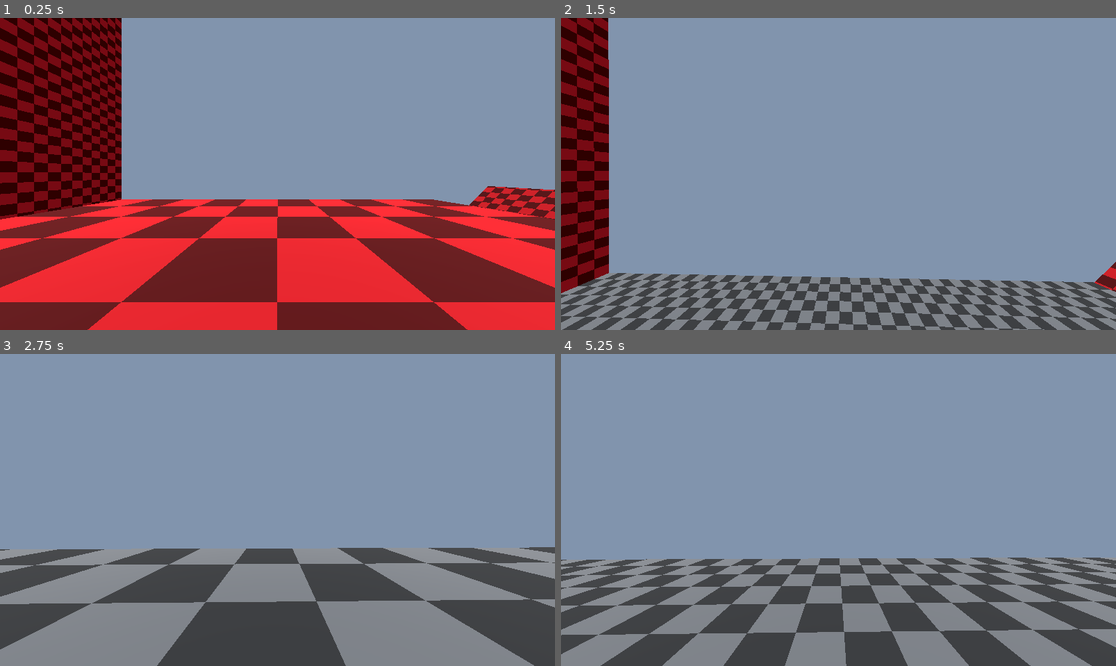
Above: before the commit, frames 1-4 (two rows, left to right).
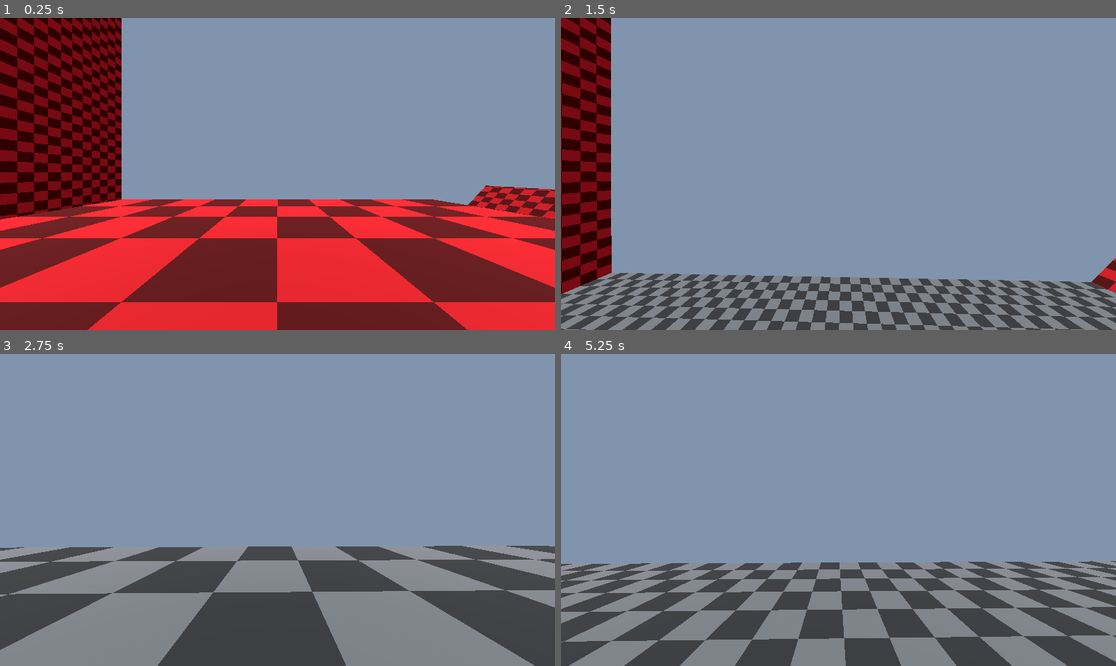
Above: after the commit, the same moments.

Repository: ecbai/QuakeMovementDemoGodot
Game: Godot game, scene res://map.tscn
Same seed, same stepped clock (60 frames per second), same inputs: the game is played once before the commit and once after it.
Inputs (mouse positions are in pixels of both pictures, inside the frame that each line leads up to):
- Up to frame 1 (0.25 s): no input
- Up to frame 2 (1.5 s): tap Enter at 0.5 s; move the mouse to (866, 174) at 0.52 s; press the mouse at (866, 174) at 0.53 s; hold W (forward) from 0.53 s (still down); tap Space (jump) at 0.77 s; move the mouse to (810, 174) at 1.27 s; release the mouse at (810, 174) at 1.28 s; click (810, 174) at 1.35 s
- Up to frame 3 (2.75 s): keep holding W (forward); tap Space (jump) at 1.52 s; move the mouse to (288, 503) at 2.02 s; press the mouse at (288, 503) at 2.03 s
- Up to frame 4 (5.25 s): keep holding W (forward); move the mouse to (832, 516) at 2.77 s; release the mouse at (832, 516) at 2.78 s; click (832, 516) at 2.85 s; tap Space (jump) at 3.02, 3.77, 4.52 s; tap R (reset) at 3.5 s; move the mouse to (877, 513) at 3.52 s; press the mouse at (877, 513) at 3.53 s; move the mouse to (794, 506) at 4.27 s; release the mouse at (794, 506) at 4.28 s; click (794, 506) at 4.35 s; move the mouse to (844, 510) at 5.02 s; press the mouse at (844, 510) at 5.03 s

The runs differ from the first frame. In frame 1, 0.3% of the frame differs, in the area x 0-100%, y 21-99%; in frame 2, 4.3%; in frame 3, 4.5%; in frame 4, 15%, in the area x 0-100%, y 65-100%.

Commit message:
Update to Godot 4.4.1 & switch to Jolt

Diff:
--- a/map.tscn
+++ b/map.tscn
@@ -58,7 +58,7 @@
 material = SubResource("StandardMaterial3D_le2xw")
 
 [node name="Surf" type="CSGBox3D" parent="Geometry"]
-transform = Transform3D(0.694658, -0.71934, 0, 0.71934, 0.694658, 0, 0, 0, 1, 58.9, 8.6, 0)
+transform = Transform3D(0.681998, -0.731354, 0, 0.731354, 0.681998, 0, 0, 0, 1, 58.5, 8.6, 0)
 use_collision = true
 size = Vector3(25, 0.5, 100)
 material = SubResource("StandardMaterial3D_g4yyc")
--- a/player.tscn
+++ b/player.tscn
@@ -1,13 +1,16 @@
 [gd_scene load_steps=4 format=3 uid="uid://dkm1yffwaacux"]
 
-[ext_resource type="Script" path="res://player.gd" id="1_cxh4x"]
-[ext_resource type="Script" path="res://head.gd" id="2_5j3cy"]
+[ext_resource type="Script" uid="uid://cv4405j33fy8i" path="res://player.gd" id="1_cxh4x"]
+[ext_resource type="Script" uid="uid://dyxk6lnff47pd" path="res://head.gd" id="2_5j3cy"]
 
 [sub_resource type="CapsuleShape3D" id="CapsuleShape3D_auavm"]
 
 [node name="Player" type="CharacterBody3D"]
 collision_layer = 2
+floor_constant_speed = true
 floor_block_on_wall = false
+floor_max_angle = 0.79587
+floor_snap_length = 0.5
 script = ExtResource("1_cxh4x")
 
 [node name="Hitbox" type="CollisionShape3D" parent="."]
--- a/project.godot
+++ b/project.godot
@@ -12,44 +12,44 @@
 
 config/name="QuakeMovementDemo"
 run/main_scene="res://map.tscn"
-config/features=PackedStringArray("4.2", "Forward Plus")
+config/features=PackedStringArray("4.4", "Forward Plus")
 config/icon="res://icon.svg"
 
 [input]
 
 mouse_mode={
 "deadzone": 0.5,
-"events": [Object(InputEventKey,"resource_local_to_scene":fa …(175 unchanged characters)… ode":4194332,"key_label":0,"unicode":0,"echo":false,"script":null)
+"events": [Object(InputEventKey,"resource_local_to_scene":fa …(175 unchanged characters)… ode":4194332,"key_label":0,"unicode":0,"location":0,"echo":false,"script":null)
 ]
 }
 fullscreen={
 "deadzone": 0.5,
-"events": [Object(InputEventKey,"resource_local_to_scene":fa …(175 unchanged characters)… ode":4194342,"key_label":0,"unicode":0,"echo":false,"script":null)
+"events": [Object(InputEventKey,"resource_local_to_scene":fa …(175 unchanged characters)… ode":4194342,"key_label":0,"unicode":0,"location":0,"echo":false,"script":null)
 ]
 }
 forward={
 "deadzone": 0.5,
-"events": [Object(InputEventKey,"resource_local_to_scene":fa …(172 unchanged characters)… eycode":87,"key_label":0,"unicode":119,"echo":false,"script":null)
+"events": [Object(InputEventKey,"resource_local_to_scene":fa …(172 unchanged characters)… eycode":87,"key_label":0,"unicode":119,"location":0,"echo":false,"script":null)
 ]
 }
 back={
 "deadzone": 0.5,
-"events": [Object(InputEventKey,"resource_local_to_scene":fa …(172 unchanged characters)… eycode":83,"key_label":0,"unicode":115,"echo":false,"script":null)
+"events": [Object(InputEventKey,"resource_local_to_scene":fa …(172 unchanged characters)… eycode":83,"key_label":0,"unicode":115,"location":0,"echo":false,"script":null)
 ]
 }
 left={
 "deadzone": 0.5,
-"events": [Object(InputEventKey,"resource_local_to_scene":fa …(171 unchanged characters)… keycode":65,"key_label":0,"unicode":97,"echo":false,"script":null)
+"events": [Object(InputEventKey,"resource_local_to_scene":fa …(171 unchanged characters)… keycode":65,"key_label":0,"unicode":97,"location":0,"echo":false,"script":null)
 ]
 }
 right={
 "deadzone": 0.5,
-"events": [Object(InputEventKey,"resource_local_to_scene":fa …(172 unchanged characters)… eycode":68,"key_label":0,"unicode":100,"echo":false,"script":null)
+"events": [Object(InputEventKey,"resource_local_to_scene":fa …(172 unchanged characters)… eycode":68,"key_label":0,"unicode":100,"location":0,"echo":false,"script":null)
 ]
 }
 jump={
 "deadzone": 0.5,
-"events": [Object(InputEventKey,"resource_local_to_scene":fa …(171 unchanged characters)… keycode":32,"key_label":0,"unicode":32,"echo":false,"script":null)
+"events": [Object(InputEventKey,"resource_local_to_scene":fa …(171 unchanged characters)… keycode":32,"key_label":0,"unicode":32,"location":0,"echo":false,"script":null)
 ]
 }
 fire={
@@ -59,12 +59,12 @@
 }
 quit={
 "deadzone": 0.5,
-"events": [Object(InputEventKey,"resource_local_to_scene":fa …(175 unchanged characters)… ode":4194305,"key_label":0,"unicode":0,"echo":false,"script":null)
+"events": [Object(InputEventKey,"resource_local_to_scene":fa …(175 unchanged characters)… ode":4194305,"key_label":0,"unicode":0,"location":0,"echo":false,"script":null)
 ]
 }
 reset={
 "deadzone": 0.5,
-"events": [Object(InputEventKey,"resource_local_to_scene":fa …(172 unchanged characters)… eycode":82,"key_label":0,"unicode":114,"echo":false,"script":null)
+"events": [Object(InputEventKey,"resource_local_to_scene":fa …(172 unchanged characters)… eycode":82,"key_label":0,"unicode":114,"location":0,"echo":false,"script":null)
 ]
 }
 
@@ -72,3 +72,8 @@
 
 3d_physics/layer_1="Collision"
 3d_physics/layer_2="Player"
+
+[physics]
+
+3d/physics_engine="Jolt Physics"
+common/physics_interpolation=true
Not shown, added: head.gd.uid
Not shown, added: player.gd.uid
